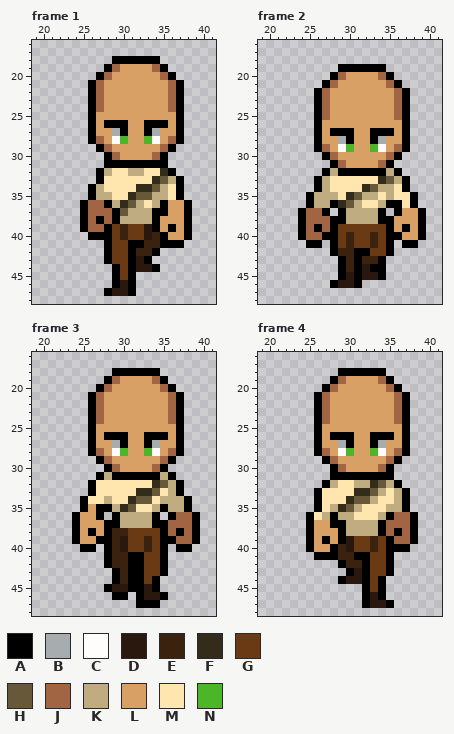
Pixel-art file: Pixel Crawler - Free Pack/Entities/Characters/Body_A/Animations/Walk_Base/Walk_Down.aseprite. Above: the version before the commit.
64x64 pixels, 6 frames. Colours within 5 levels of each other are drawn and written as one. Shown: frame 1: x 19..41, y 16..48; frame 2: x 19..41, y 16..48; frame 3: x 19..41, y 16..48; frame 4: x 19..41, y 16..48. The commit also changed other frames, which this record leaves out.
Visible layers, top first: "Head", "Shirt", "Arm_R", "Chest", "Pants", "shoes", "Legs".
Palette (. is transparent): A #000000  B #a7acae  C #fffcfc  D #2a180e  E #3b220f  F #332c1b  G #6a3a14  H #665838  J #a26543  K #bfac80  L #d9a066  M #ffe6ae  N #4cb528
Pixels before, frame 1, first column x 25:
18 ....AAAAAA....
19 ...AJLLLLJA...
20 ..AJLLLLLLJA..
21 .AJLLLLLLLLJA.
22 .AJLLLLLLLLJA.
23 .AJLLLLLLLLJA.
24 .AJLLLLLLLLJA.
25 .ALLLLLLLLLLA.
26 .ALAAALLAAALA.
27 .ALLBALLABLLA.
28 .AJLCNLLNCLJA.
29 ..AJLLLLLLJA..
30 ...AJLLLLJA...
31 ...AAAAAAAA...
32 ..AKMMKKMMFA..
33 ..AMMMMMMFHKA.
34 .AKMMMMFFHKMA.
35 .AKKMMFHHKKMA.
36 AJJAKFHKMKALLA
37 AJJJAHKKKAALLA
38 AJAJAKKKKALLLA
39 AJJAGEGGDALALA
40 .AAAGEGGDEALLA
41 ...AGGAAEEAAA.
42 ...AGGAEEA....
43 ...AGGADA.....
44 ....AGADDA....
45 ....AGA.......
46 ....ADA.......
47 ...ADDA.......
Pixels before, frame 2, first column x 24:
19 .....AAAAAA.....
20 ....AJLLLLJA....
21 ...AJLLLLLLJA...
22 ..AJLLLLLLLLJA..
23 ..AJLLLLLLLLJA..
24 ..AJLLLLLLLLJA..
25 ..AJLLLLLLLLJA..
26 ..ALLLLLLLLLLA..
27 ..ALAAALLAAALA..
28 ..ALLBALLABLLA..
29 ..AJLCNLLNCLJA..
30 ...AJLLLLLLJA...
31 ....AJLLLLJA....
32 ...AKAAAAAAKA...
33 ..AKMMMMMMFHKA..
34 ..AKMMMMFHKKMA..
35 .AKKKMFHKKMKMMA.
36 .AKKAFHKMMKAAMA.
37 AJJA.AKKKKA.ALLA
38 AJJJAAKKKKAALLLA
39 AJAJAGGGGGGALALA
40 AJJAAGEGGEGAALLA
41 .AA.AGEGGEGA.AA.
42 ....AEEAAGGA....
43 .....AEAEEA.....
44 .....AEADAA.....
45 .....ADADDA.....
46 ....ADDA........
Pixels before, frame 3, first column x 24:
18 .....AAAAAA.....
19 ....AJLLLLJA....
20 ...AJLLLLLLJA...
21 ..AJLLLLLLLLJA..
22 ..AJLLLLLLLLJA..
23 ..AJLLLLLLLLJA..
24 ..AJLLLLLLLLJA..
25 ..ALLLLLLLLLLA..
26 ..ALAAALLAAALA..
27 ..ALLBALLABLLA..
28 ..AJLCNLLNCLJA..
29 ...AJLLLLLLJA...
30 ....AJLLLLJA....
31 ...AKAAAAAAKA...
32 ..AMMMMMMMFHKA..
33 ..AMMMMMFFHMKA..
34 .AMMKMMFHHMKKKA.
35 .ALAAKFHMMKAKKA.
36 ALLA.AKKKKA.AJJA
37 ALLLAAKKKKAAJJJA
38 ALALAEEGGGGAJAJA
39 ALLAAEDGGEGAAJJA
40 .AA.AEDGGEGA.AA.
41 ....AEEAAGGA....
42 ....AEEAAGGA....
43 .....AEAAGGA....
44 .....AEAAGA.....
45 ....ADDAADA.....
46 .....AA.ADDA....
47 ........AAA.....
Pixels before, frame 4, first column x 25:
18 ....AAAAAA....
19 ...AJLLLLJA...
20 ..AJLLLLLLJA..
21 .AJLLLLLLLLJA.
22 .AJLLLLLLLLJA.
23 .AJLLLLLLLLJA.
24 .AJLLLLLLLLJA.
25 .ALLLLLLLLLLA.
26 .ALAAALLAAALA.
27 .ALLBALLABLLA.
28 .AJLCNLLNCLJA.
29 ..AJLLLLLLJA..
30 ...AJLLLLJA...
31 ...AAAAAAAA...
32 ..AKMMKKFHKA..
33 .AMMMMFFHKMKA.
34 .AMMMFHHKMMKA.
35 .AMKFHKMMMKKA.
36 AMKAKKMMMKAJJA
37 ALLAAKKKKAJJJA
38 ALLLAKKKKAJAJA
39 ALALADGGEGAJJA
40 ALLAEDGGEGAAA.
41 .AAAEEAAGGA...
42 ....AEEAGGA...
43 .....ADAGGA...
44 ....ADDAGA....
45 .......AGA....
46 .......ADA....
47 .......ADDA...
Now the later version:
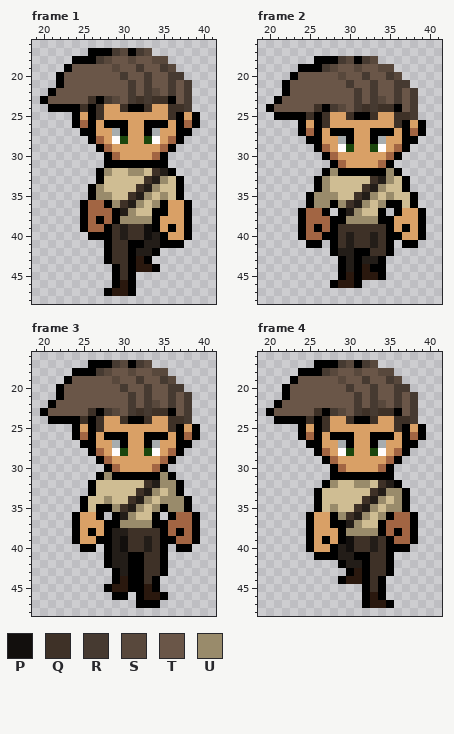
Colours new in this view: P #120f0d  Q #3e3127  R #463a31  S #58483c  T #6a5648  U #998b6b
What changed:
layer "Pants/simple_pants" added
layer "Shoes/simple_shoes" added
layer "Body" added
layer "Arms" added
layer "Shirt/simple_shirt" added
layer "Ears" added
layer "Hair/hair_style_1" added
layer "shoes" removed
layer "Pants" removed
layer "Chest" removed
layer "Arm_R" removed
layer "Shirt" removed
colour E: #3b220f -> #231d18
colour M: #ffe6ae -> #cfbd93
colour N: #4cb528 -> #1b460d
Changed rows in their new state; - is a pixel that keeps its letter.
Frame 1:
first column x 20:
17 ------AAARSARS------
18 ----AAARSTTSTTSS----
19 ---ATTTTTSTTRTTRS---
20 --ATTTTTTTRTTRTTRR--
21 --ATTTTTTTTRTRTTRTR-
22 -ATTTTTTTTTRTRSTRTR-
23 ATTTTTQARSTRQRQQATR-
24 -AAAAQ-Q--QAAQ--QQR-
25 ----AL-Q--------Q-LA
26 ----AJ------------JA
27 -----A------------A-
first column x 27:
32 -U--UU-QE-
33 ------QEUM
34 U----QEUM-
35 UU--QEUMU-
36 --UQEU-U--
37 ---EUMM---
38 ---UUUU---
39 --Q-QQP---
40 --Q-QQP---
41 --QQ------
42 --QQ------
43 --QQ------
44 ---Q------
45 ---Q------
Frame 2:
first column x 20:
18 ------AAARSARS------
19 ----AAARSTTSTTSS----
20 ---ATTTTTSTTRTTRS---
21 --ATTTTTTTRTTRTTRR--
22 --ATTTTTTTTRTRTTRTR-
23 -ATTTTTTTTTRTRSTRTR-
24 ATTTTTQARSTRQRQQATR-
25 -AAAAQ-Q--QAAQ--QQR-
26 ----AL-Q--------Q-LA
27 ----AJ------------JA
28 -----A------------A-
first column x 26:
32 --U------U-
33 -U-----QEUM
34 -U----QEUM-
35 UUU-MQEU-U-
36 UU-UQEU-U--
37 ----EUMM---
38 ----UUUU---
39 ---QQQQQQ--
40 ---Q-QQ-Q--
41 ---Q-QQ-Q--
42 -------QQ--
Frame 3:
first column x 20:
17 ------AAARSARS------
18 ----AAARSTTSTTSS----
19 ---ATTTTTSTTRTTRS---
20 --ATTTTTTTRTTRTTRR--
21 --ATTTTTTTTRTRTTRTR-
22 -ATTTTTTTTTRTRSTRTR-
23 ATTTTTQARSTRQRQQATR-
24 -AAAAQ-Q--QAAQ--QQR-
25 ----AL-Q--------Q-LA
26 ----AJ------------JA
27 -----A------------A-
first column x 26:
31 --U------U--
32 -------QEUU-
33 ------QEU-U-
34 --U--QEU-UUU
35 M--UQEU-U-UU
36 ----EUMM----
37 ----UUUU----
38 -----QQQQ---
39 ----PQQ-Q---
40 ----PQQ-Q---
41 -------QQ---
42 -------QQ---
43 -------QQ---
44 ----D--Q----
Frame 4:
first column x 20:
17 ------AAARSARS------
18 ----AAARSTTSTTSS----
19 ---ATTTTTSTTRTTRS---
20 --ATTTTTTTRTTRTTRR--
21 --ATTTTTTTTRTRTTRTR-
22 -ATTTTTTTTTRTRSTRTR-
23 ATTTTTQARSTRQRQQATR-
24 -AAAAQ-Q--QAAQ--QQR-
25 ----AL-Q--------Q-LA
26 ----AJ------------JA
27 -----A------------A-
first column x 26:
32 --U--UUMQE-
33 -----MMQEUU
34 ----MMQEU-U
35 --UMMQEU-UU
36 LL-UQEU-U--
37 ----EUMM---
38 ----UUUU---
39 ----PQQ-Q--
40 ----PQQ-Q--
41 -------QQ--
42 -------QQ--
43 -------QQ--
44 -------Q---
45 -------Q---
